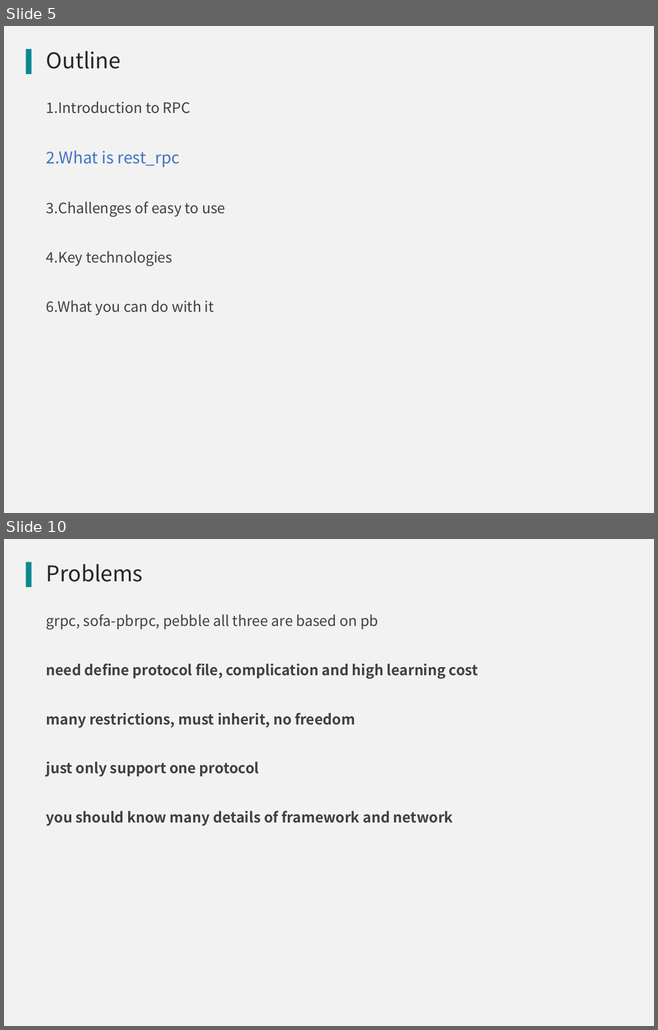
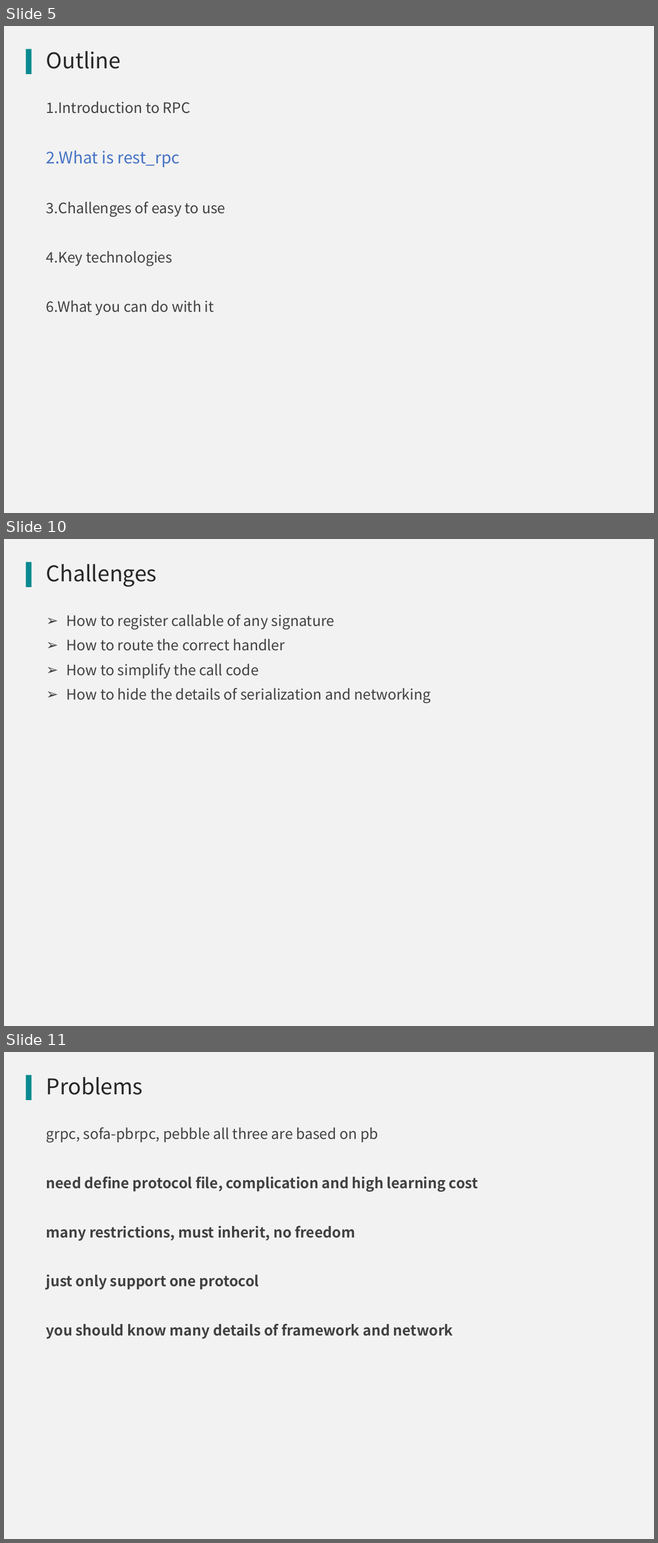
Before and after one commit to qicosmos/cppnow2017-ppt, a slide deck: An easy to use RPC framework implemented by c++11 and c++14.pptx. Shown one above the other, each under a label of ours: slides 5 and 10 before the commit, slides 5, 10 and 11 after it; the slides between them are not shown. The pictures are 658x1030 and 658x1543 pixels, drawn with LibreOffice and Linux fonts; fonts in the diff are those of the drawing; background and template pictures are left out. Boxes give left, top, right and bottom in pixels: in the first picture for what was removed or moved away, otherwise in the second. Text is boxed around its words. In the diff, an @@ line names an element or a change of style, - is before the commit and + after.

```diff
--- a/An easy to use RPC framework implemented by c++11 and c++14.pptx
+++ b/An easy to use RPC framework implemented by c++11 and c++14.pptx
@@ slide 10 added at [4, 539, 654, 1026], background #F2F2F2; not listed: 1 template element that a slide beside it also shows @@
@@ title added at [46, 564, 157, 587], 24 pt, text #262626 @@
+Challenges
@@ text added at [67, 614, 430, 703], 16 pt, text #404040 @@
+➢ How to register callable of any signature
+➢ How to route the correct handler
+➢ How to simplify the call code
+➢ How to hide the details of serialization and networking
@@ what was slide 10 is now slide 11 @@
```
Also in this commit, not shown: 2 slides changed, 2 other slides added, 2 slides removed.
